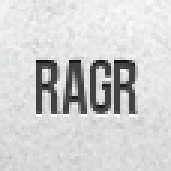
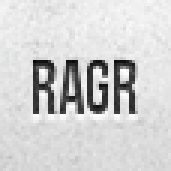
Revision of a layered 171×171 image; what changed, layer by layer:
"RAGR copy": blend normal → overlay, painted on it over [33, 57, 138, 114]
"RAGR": opacity 3% → 100%, painted on it over [33, 57, 138, 114]
